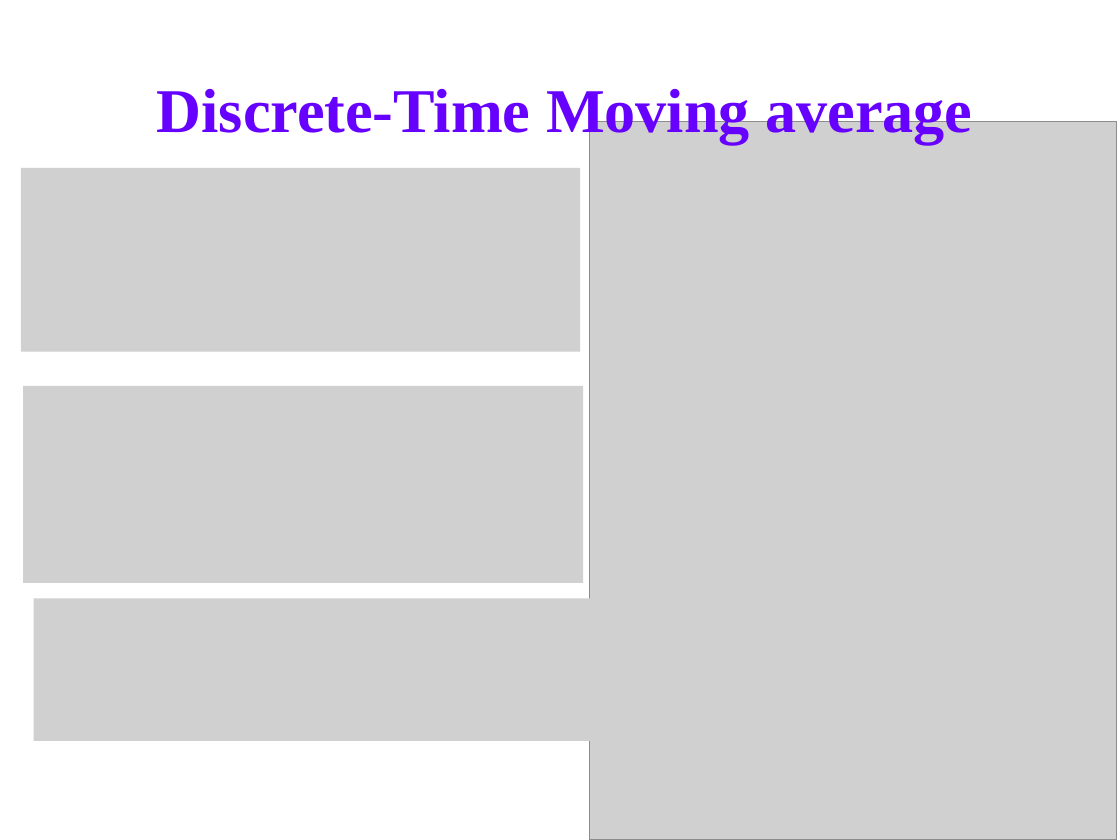
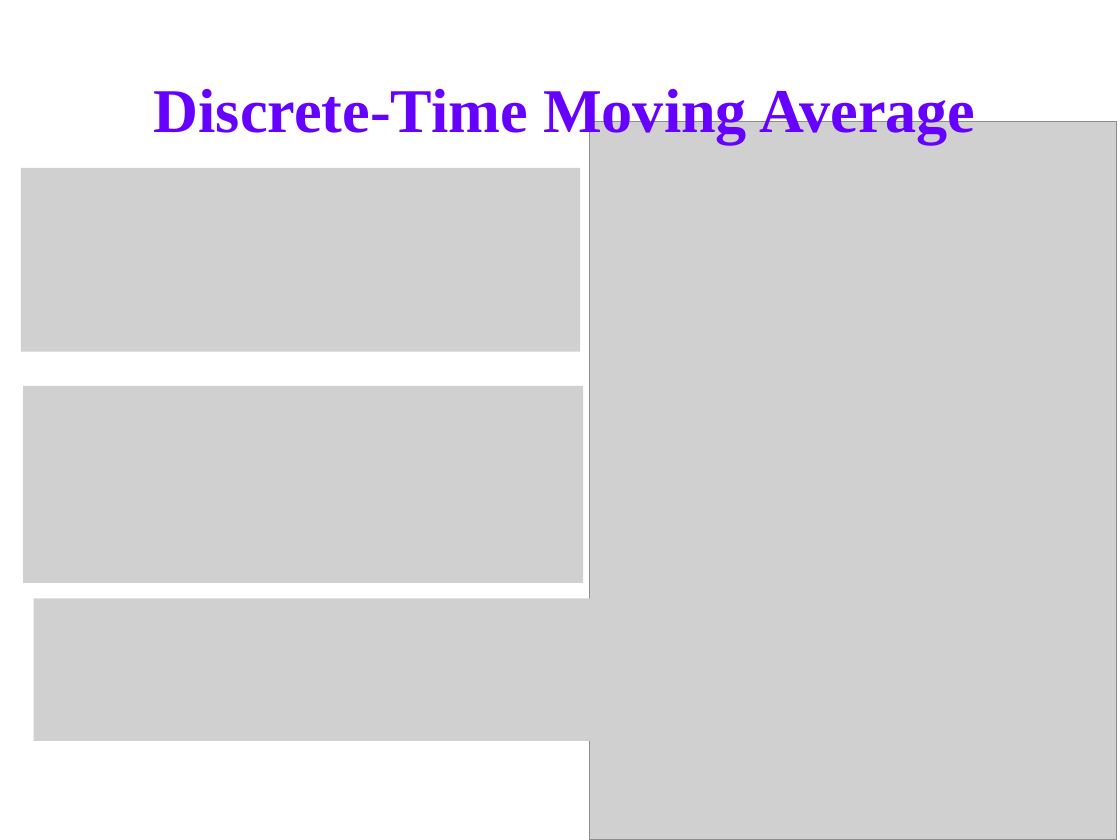
Before and after one commit to Real-Time-DSP/lectures, a slide deck: slide 3 of docs/_static/IIR.pptx. Drawn at 1120x840 pixels with LibreOffice and Linux fonts; fonts in the diff are those of the drawing; grey boxes stand for pictures. Boxes give left, top, right and bottom in pixels: in the first picture for what was removed or moved away, otherwise in the second. Text is boxed around its words. In the diff, an @@ line names an element or a change of style, - is before the commit and + after.

```diff
--- a/docs/_static/IIR.pptx
+++ b/docs/_static/IIR.pptx
@@ title at (154,83,975,144): text changed @@
-Discrete-Time Moving average
+Discrete-Time Moving Average
```
Also in this commit, not shown: 5 other slides changed, 17 slides removed.
